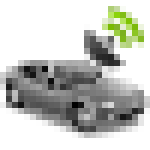
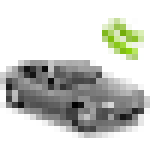
Comparing the layer stacks of the two (150, 150) images. Changes:
painted on "Clipboard" over (x1=84, y1=6, x2=144, y2=72)
